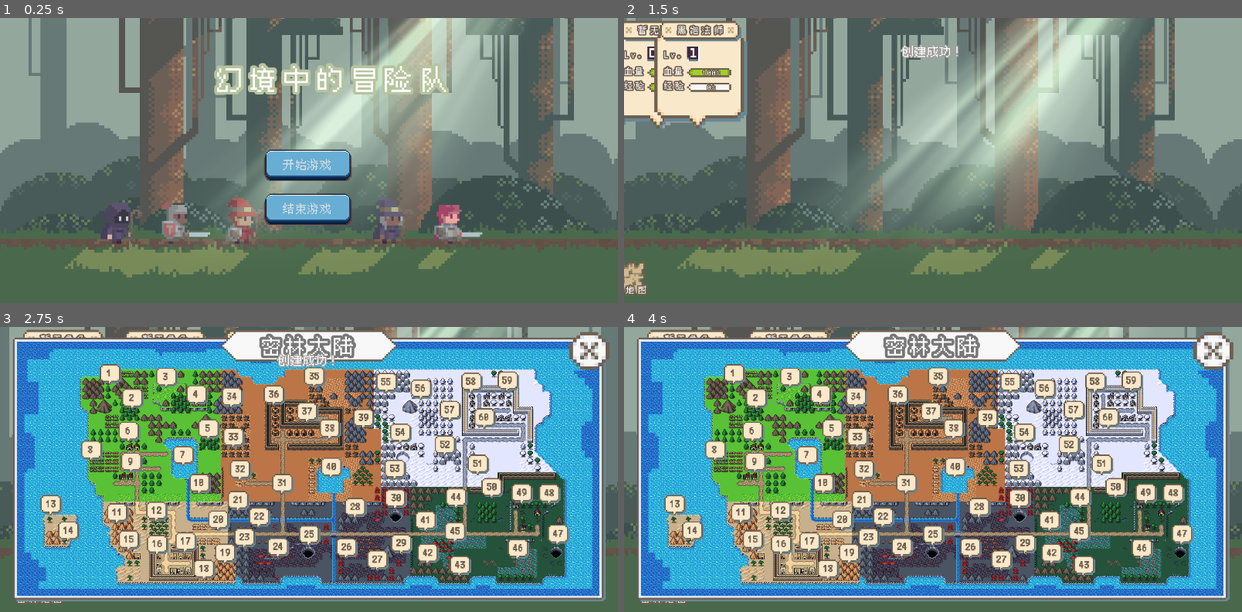
Above: before the commit, frames 1-4 (two rows, left to right).
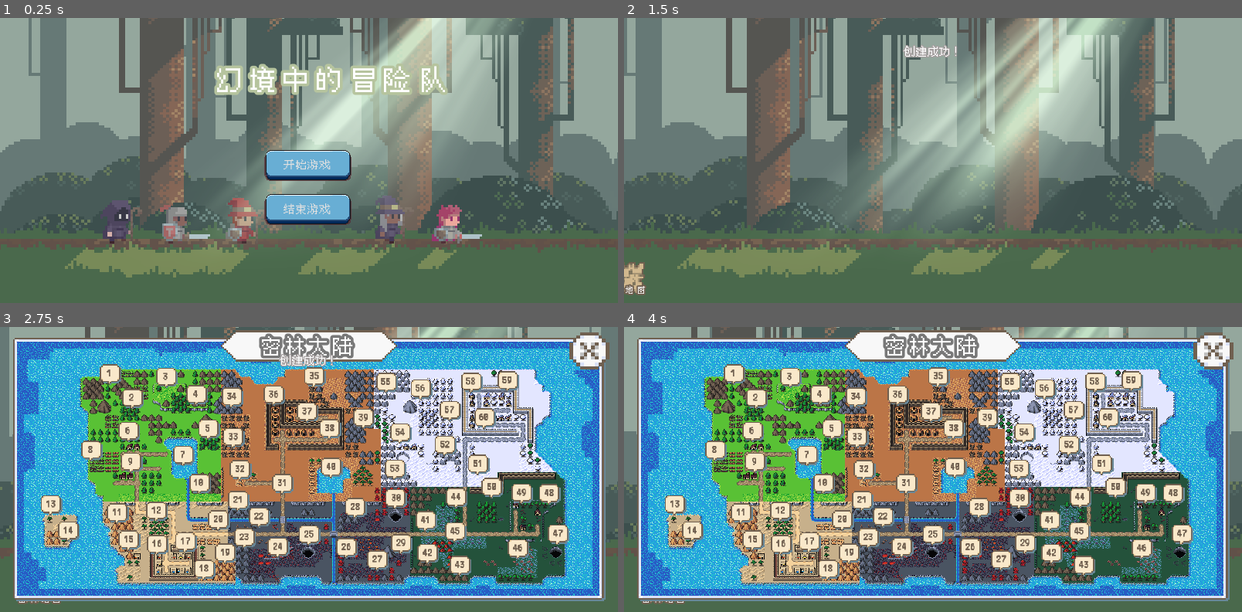
Above: after the commit, the same moments.

Repository: SakuyaCN/Godot_TeamGame
Game: Godot game, scene res://UI/Game.tscn
Two runs of this game, one before a commit and one after it. Both use one fixed random seed, a clock stepped at 60 frames per second and the inputs below. The engine's default icon, where the game draws it, is replaced by a stand-in: a white triangle on a blue panel in a dark square.
Inputs (mouse positions are in pixels of both pictures, inside the frame that each line leads up to):
- Up to frame 1 (0.25 s): no input
- Up to frame 2 (1.5 s): click "开始游戏" at 0.5 s; click "创建角色" at 1.25 s
- Up to frame 3 (2.75 s): click "密林地图" at 2 s
- Up to frame 4 (4 s): click (1211, 349) at 2.75 s; click "密林地图" at 3.5 s

The runs differ from the first frame. In frame 1, 2.7% of the frame differs, in the area x 0-100%, y 0-92%; in frame 2, 7.8%; in frame 3, 22%, in the area x 1-100%, y 0-98%; in frame 4, 22%.

Commit message:
Sakuya
1

Diff:
--- a/Role/BaseRole.gd
+++ b/Role/BaseRole.gd
@@ -1,6 +1,6 @@
 extends Node2D
 
-var role_data
+var role_data:Dictionary
 var index = 0
 var is_position = false
 var is_moster = false
@@ -17,8 +17,8 @@
 	role_data = _role_data
 	load_asset()
 
-func setIndex(index):
-	self.index = index
+func setIndex(_index):
+	self.index = _index
 
 func changeAnim(anim):
 	animatedSprite.animation = anim
--- a/Storage/StorageData.gd
+++ b/Storage/StorageData.gd
@@ -2,6 +2,9 @@
 
 var storage_data :Dictionary
 var is_read_storage = false
+
+var team_data :Dictionary
+var player_state:Dictionary
 # Called when the node enters the scene tree for the first time.
 func _ready():
 	_read_storage()
@@ -9,7 +12,11 @@
 	get_player_equipment()
 	get_player_state()
 	get_all_team()
-	get_team_state()
+	reloadData()
+
+func reloadData():
+	team_data = storage_data["team"]
+	player_state = storage_data["player_state"]
 
 func _read_storage():
 	var storage_data_file = File.new()
@@ -21,7 +28,7 @@
 
 func _save_storage():
 	var storage_data_file = File.new()
-	var err = storage_data_file.open("user://Storages.json",File.WRITE)
+	var _err = storage_data_file.open("user://Storages.json",File.WRITE)
 	storage_data_file.store_string(to_json(storage_data))
 	storage_data_file.close()
 
@@ -60,16 +67,3 @@
 		storage_data["team"] = {}
 		_save_storage()
 	return storage_data["team"]
-
-#获取队伍状态
-func get_team_state():
-	if not is_read_storage:
-		_read_storage()
-	if not storage_data.has("player_team"):
-		storage_data["player_team"] = {
-			"position1":null,
-			"position2":null,
-			"position3":null
-		}
-		_save_storage()
-	return storage_data["player_team"]
--- a/UI/CreateUI.gd
+++ b/UI/CreateUI.gd
@@ -105,9 +105,11 @@
 		"lv":1,
 		"gold":1000,
 		"max_map":0,
-		"now_map":0
+		"now_map":0,
+		"team_position":["0",null,null]
 	}
 	var main_role = {
+		"rid":"0",
 		"job":base_role[check_index].name,
 		"exp":0,
 		"lv":1,
@@ -121,8 +123,8 @@
 			"mdef":base_role[check_index].mdef
 		}
 	}
-	StorageData.storage_data["team"]["main"] = main_role
-	StorageData.storage_data["player_team"]["position1"] = main_role
+	StorageData.storage_data["team"][main_role.rid] = main_role
+	StorageData.reloadData()
 	StorageData._save_storage()
 	hide()
 	parent.uiLayer.get_parent().start_game()
--- a/UI/Game.tscn
+++ b/UI/Game.tscn
@@ -341,30 +341,30 @@
 
 [node name="AnimatedSprite" type="AnimatedSprite" parent="PxBg/pre"]
 frames = SubResource( 7 )
-frame = 4
 playing = true
 
 [node name="AnimatedSprite2" type="AnimatedSprite" parent="PxBg/pre"]
 position = Vector2( 25.6, 0 )
 frames = SubResource( 14 )
+frame = 2
 playing = true
 
 [node name="AnimatedSprite3" type="AnimatedSprite" parent="PxBg/pre"]
 position = Vector2( 54.4, 0 )
 frames = SubResource( 21 )
-frame = 2
+frame = 4
 playing = true
 
 [node name="AnimatedSprite4" type="AnimatedSprite" parent="PxBg/pre"]
 position = Vector2( 118.4, 0 )
 frames = SubResource( 28 )
-frame = 1
+frame = 3
 playing = true
 
 [node name="AnimatedSprite5" type="AnimatedSprite" parent="PxBg/pre"]
 position = Vector2( 144, 0 )
 frames = SubResource( 35 )
-frame = 3
+frame = 5
 playing = true
 
 [node name="pb1" type="ParallaxBackground" parent="PxBg"]
--- a/UI/GameMain.gd
+++ b/UI/GameMain.gd
@@ -12,6 +12,12 @@
 
 onready var message_ui = get_parent().find_node("UILayer")
 onready var moster_pos = $PositionMoster
+
+onready var role_position = [
+	$Position/PositionP1,
+	$Position/PositionP2,
+	$Position/PositionP3
+]
 
 var player_array = {
 	"positionP1":null,
@@ -50,27 +56,14 @@
 	get_tree().call_group("moster_role","start_fight")
 
 func go_position():
-	for pos in StorageData.storage_data["player_team"]:
-		if StorageData.storage_data["player_team"][pos] != null:
+	for pos in StorageData.player_state["team_position"].size():
+		if StorageData.player_state["team_position"][pos] != null:
 			hero_size += 1
-			var temp_pos
 			var new_hero = role.instance()
-			match pos:
-				"position1":
-					temp_pos = $Position/PositionP1
-					player_array["positionP1"] = new_hero
-					new_hero.setIndex(0)
-				"position2":
-					temp_pos = $Position/PositionP2
-					player_array["positionP2"] = new_hero
-					new_hero.setIndex(1)
-				"position3":
-					temp_pos = $Position/PositionP3
-					player_array["positionP3"] = new_hero
-					new_hero.setIndex(2)
-			temp_pos.add_child(new_hero)
-			new_hero.set_role(StorageData.storage_data["player_team"][pos])
-			new_hero.run2position(temp_pos)
+			new_hero.setIndex(pos)
+			role_position[pos].add_child(new_hero)
+			new_hero.set_role(StorageData.team_data.get(StorageData.player_state["team_position"][pos]))
+			new_hero.run2position(role_position[pos])
 			yield(get_tree().create_timer(0.7),"timeout")
 
 func _on_Timer_timeout():
--- a/UI/GameUI.tscn
+++ b/UI/GameUI.tscn
@@ -16,11 +16,7 @@
 [ext_resource path="res://UI/GameUI.gd" type="Script" id=14]
 [ext_resource path="res://UI/CreateUI.gd" type="Script" id=15]
 [ext_resource path="res://Font/123_max.fnt" type="BitmapFont" id=16]
-[ext_resource path="res://Texture/top_bg.png" type="Texture" id=17]
-[ext_resource path="res://Texture/Assets-2(Scale-x2)-No-BG_38.png" type="Texture" id=18]
-[ext_resource path="res://Texture/pg_bg_03.png" type="Texture" id=19]
 [ext_resource path="res://UI/MainUi.gd" type="Script" id=20]
-[ext_resource path="res://Texture/top_title.png" type="Texture" id=21]
 [ext_resource path="res://Texture/Assets-2(Scale-x2)-No-BG_03.png" type="Texture" id=23]
 [ext_resource path="res://Map/Map1.tscn" type="PackedScene" id=24]
 [ext_resource path="res://Texture/Assets-2(Scale-x2)-No-BG_12.png" type="Texture" id=25]
@@ -78,27 +74,6 @@
 [sub_resource type="StyleBoxTexture" id=11]
 texture = ExtResource( 3 )
 region_rect = Rect2( 0, 0, 133, 34 )
-
-[sub_resource type="DynamicFont" id=12]
-size = 18
-outline_size = 3
-outline_color = Color( 0.439216, 0.376471, 0.313726, 1 )
-extra_spacing_char = 6
-font_data = ExtResource( 1 )
-
-[sub_resource type="DynamicFont" id=13]
-size = 18
-outline_size = 3
-outline_color = Color( 0.439216, 0.376471, 0.313726, 1 )
-extra_spacing_char = 3
-font_data = ExtResource( 1 )
-
-[sub_resource type="DynamicFont" id=14]
-size = 14
-outline_size = 2
-outline_color = Color( 0.439216, 0.376471, 0.313726, 1 )
-extra_spacing_char = 2
-font_data = ExtResource( 1 )
 
 [sub_resource type="Animation" id=15]
 length = 0.4
@@ -112,36 +87,13 @@
 "points": PoolRealArray( -107, -0.25, 0, 0.25, 0, 35, -0.25, 0, 0.25, 0 ),
 "times": PoolRealArray( 0, 0.4 )
 }
-tracks/1/type = "bezier"
-tracks/1/path = NodePath("top:rect_position:x")
-tracks/1/interp = 1
-tracks/1/loop_wrap = true
-tracks/1/imported = false
-tracks/1/enabled = true
-tracks/1/keys = {
-"points": PoolRealArray( -200, -0.25, 0, 0.25, 0, 38, -0.25, 0, 0.25, 0 ),
-"times": PoolRealArray( 0, 0.4 )
-}
-tracks/2/type = "bezier"
-tracks/2/path = NodePath("top2:rect_position:x")
-tracks/2/interp = 1
-tracks/2/loop_wrap = true
-tracks/2/imported = false
-tracks/2/enabled = true
-tracks/2/keys = {
-"points": PoolRealArray( -200, -0.25, 0, 0.25, 0, 260, -0.25, 0, 0.25, 0 ),
-"times": PoolRealArray( 0, 0.4 )
-}
-tracks/3/type = "bezier"
-tracks/3/path = NodePath("top3:rect_position:x")
-tracks/3/interp = 1
-tracks/3/loop_wrap = true
-tracks/3/imported = false
-tracks/3/enabled = true
-tracks/3/keys = {
-"points": PoolRealArray( -200, -0.25, 0, 0.25, 0, 480, -0.25, 0, 0.25, 0 ),
-"times": PoolRealArray( 0, 0.4 )
-}
+
+[sub_resource type="DynamicFont" id=12]
+size = 18
+outline_size = 3
+outline_color = Color( 0.439216, 0.376471, 0.313726, 1 )
+extra_spacing_char = 6
+font_data = ExtResource( 1 )
 
 [sub_resource type="DynamicFont" id=16]
 size = 42
@@ -605,466 +557,13 @@
 "_edit_use_anchors_": false
 }
 
-[node name="top" type="NinePatchRect" parent="MainUi"]
-margin_left = -200.0
-margin_top = 32.0
-margin_right = 2.0
-margin_bottom = 242.0
-texture = ExtResource( 17 )
-__meta__ = {
-"_edit_use_anchors_": false
-}
-
-[node name="title" type="NinePatchRect" parent="MainUi/top"]
-margin_left = 12.0
-margin_top = -26.0
-margin_right = 189.0
-margin_bottom = 21.0
-texture = ExtResource( 21 )
-__meta__ = {
-"_edit_use_anchors_": false
-}
-
-[node name="label_job" type="Label" parent="MainUi/top/title"]
-anchor_left = 0.5
-anchor_top = 0.5
-anchor_right = 0.5
-anchor_bottom = 0.5
-margin_left = -74.0
-margin_top = -16.5
-margin_right = 74.0
-margin_bottom = 14.5
-custom_fonts/font = SubResource( 12 )
-text = "无畏勇者"
-align = 1
-valign = 1
-__meta__ = {
-"_edit_use_anchors_": false
-}
-
-[node name="label" type="Label" parent="MainUi/top"]
-anchor_left = 0.5
-anchor_right = 0.5
-margin_left = -80.2378
-margin_top = 37.9401
-margin_right = -39.2378
-margin_bottom = 60.9401
-custom_fonts/font = SubResource( 13 )
-text = "Lv."
-align = 1
-valign = 1
-__meta__ = {
-"_edit_use_anchors_": false
-}
-
-[node name="label_lv" type="Label" parent="MainUi/top"]
-anchor_left = 0.5
-anchor_right = 0.5
-margin_left = -30.1648
-margin_top = 29.6368
-margin_right = 26.8352
-margin_bottom = 48.6368
-rect_scale = Vector2( 2, 2 )
-custom_fonts/font = ExtResource( 16 )
-text = "1"
-valign = 1
-__meta__ = {
-"_edit_use_anchors_": false
-}
-
-[node name="label2" type="Label" parent="MainUi/top"]
-anchor_left = 0.5
-anchor_right = 0.5
-margin_left = -80.2378
-margin_top = 73.6818
-margin_right = -39.2378
-margin_bottom = 96.6818
-custom_fonts/font = SubResource( 13 )
-text = "血量"
-align = 1
-valign = 1
-__meta__ = {
-"_edit_use_anchors_": false
-}
-
-[node name="progress_hp" type="TextureProgress" parent="MainUi/top"]
-margin_left = 71.0
-margin_top = 79.0
-margin_right = 167.0
-margin_bottom = 99.0
-texture_under = ExtResource( 18 )
-texture_progress = ExtResource( 19 )
-stretch_margin_left = 8
-__meta__ = {
-"_edit_use_anchors_": false
-}
-
-[node name="label_hp" type="Label" parent="MainUi/top"]
-anchor_left = 0.5
-anchor_right = 0.5
-margin_left = -18.0
-margin_top = 78.0
-margin_right = 66.0
-margin_bottom = 101.0
-custom_fonts/font = SubResource( 14 )
-text = "0%"
-align = 1
-valign = 1
-__meta__ = {
-"_edit_use_anchors_": false
-}
-
-[node name="label3" type="Label" parent="MainUi/top"]
-anchor_left = 0.5
-anchor_right = 0.5
-margin_left = -80.2378
-margin_top = 105.682
-margin_right = -35.2378
-margin_bottom = 128.682
-custom_fonts/font = SubResource( 13 )
-text = "经验"
-align = 1
-valign = 1
-__meta__ = {
-"_edit_use_anchors_": false
-}
-
-[node name="progress_exp" type="TextureProgress" parent="MainUi/top"]
-margin_left = 71.0
-margin_top = 111.0
-margin_right = 167.0
-margin_bottom = 131.0
-texture_under = ExtResource( 18 )
-texture_progress = ExtResource( 19 )
-stretch_margin_left = 8
-__meta__ = {
-"_edit_use_anchors_": false
-}
-
-[node name="label_exp" type="Label" parent="MainUi/top"]
-anchor_left = 0.5
-anchor_right = 0.5
-margin_left = -18.0
-margin_top = 110.0
-margin_right = 66.0
-margin_bottom = 133.0
-custom_fonts/font = SubResource( 14 )
-text = "0%"
-align = 1
-valign = 1
-__meta__ = {
-"_edit_use_anchors_": false
-}
-
-[node name="top2" type="NinePatchRect" parent="MainUi"]
-margin_left = -200.0
-margin_top = 32.0
-margin_right = 1.99997
-margin_bottom = 242.0
-texture = ExtResource( 17 )
-__meta__ = {
-"_edit_use_anchors_": false
-}
-
-[node name="title" type="NinePatchRect" parent="MainUi/top2"]
-margin_left = 12.0
-margin_top = -26.0
-margin_right = 189.0
-margin_bottom = 21.0
-texture = ExtResource( 21 )
-__meta__ = {
-"_edit_use_anchors_": false
-}
-
-[node name="label_job" type="Label" parent="MainUi/top2/title"]
-anchor_left = 0.5
-anchor_top = 0.5
-anchor_right = 0.5
-anchor_bottom = 0.5
-margin_left = -74.0
-margin_top = -16.5
-margin_right = 74.0
-margin_bottom = 14.5
-custom_fonts/font = SubResource( 12 )
-text = "无畏勇者"
-align = 1
-valign = 1
-__meta__ = {
-"_edit_use_anchors_": false
-}
-
-[node name="label" type="Label" parent="MainUi/top2"]
-anchor_left = 0.5
-anchor_right = 0.5
-margin_left = -80.2378
-margin_top = 37.9401
-margin_right = -39.2378
-margin_bottom = 60.9401
-custom_fonts/font = SubResource( 13 )
-text = "Lv."
-align = 1
-valign = 1
-__meta__ = {
-"_edit_use_anchors_": false
-}
-
-[node name="label_lv" type="Label" parent="MainUi/top2"]
-anchor_left = 0.5
-anchor_right = 0.5
-margin_left = -30.1648
-margin_top = 29.6368
-margin_right = 26.8352
-margin_bottom = 48.6368
-rect_scale = Vector2( 2, 2 )
-custom_fonts/font = ExtResource( 16 )
-text = "1"
-valign = 1
-__meta__ = {
-"_edit_use_anchors_": false
-}
-
-[node name="label2" type="Label" parent="MainUi/top2"]
-anchor_left = 0.5
-anchor_right = 0.5
-margin_left = -80.2378
-margin_top = 73.6818
-margin_right = -39.2378
-margin_bottom = 96.6818
-custom_fonts/font = SubResource( 13 )
-text = "血量"
-align = 1
-valign = 1
-__meta__ = {
-"_edit_use_anchors_": false
-}
-
-[node name="progress_hp" type="TextureProgress" parent="MainUi/top2"]
-margin_left = 71.0
-margin_top = 79.0
-margin_right = 167.0
-margin_bottom = 99.0
-texture_under = ExtResource( 18 )
-texture_progress = ExtResource( 19 )
-stretch_margin_left = 8
-__meta__ = {
-"_edit_use_anchors_": false
-}
-
-[node name="label_hp" type="Label" parent="MainUi/top2"]
-anchor_left = 0.5
-anchor_right = 0.5
-margin_left = -18.0
-margin_top = 78.0
-margin_right = 66.0
-margin_bottom = 101.0
-custom_fonts/font = SubResource( 14 )
-text = "0%"
-align = 1
-valign = 1
-__meta__ = {
-"_edit_use_anchors_": false
-}
-
-[node name="label3" type="Label" parent="MainUi/top2"]
-anchor_left = 0.5
-anchor_right = 0.5
-margin_left = -80.2378
-margin_top = 105.682
-margin_right = -35.2378
-margin_bottom = 128.682
-custom_fonts/font = SubResource( 13 )
-text = "经验"
-align = 1
-valign = 1
-__meta__ = {
-"_edit_use_anchors_": false
-}
-
-[node name="progress_exp" type="TextureProgress" parent="MainUi/top2"]
-margin_left = 71.0
-margin_top = 111.0
-margin_right = 167.0
-margin_bottom = 131.0
-texture_under = ExtResource( 18 )
-texture_progress = ExtResource( 19 )
-stretch_margin_left = 8
-__meta__ = {
-"_edit_use_anchors_": false
-}
-
-[node name="label_exp" type="Label" parent="MainUi/top2"]
-anchor_left = 0.5
-anchor_right = 0.5
-margin_left = -18.0
-margin_top = 110.0
-margin_right = 66.0
-margin_bottom = 133.0
-custom_fonts/font = SubResource( 14 )
-text = "0%"
-align = 1
-valign = 1
-__meta__ = {
-"_edit_use_anchors_": false
-}
-
-[node name="top3" type="NinePatchRect" parent="MainUi"]
-margin_left = -200.0
-margin_top = 32.0
-margin_right = 2.0
-margin_bottom = 242.0
-texture = ExtResource( 17 )
-__meta__ = {
-"_edit_use_anchors_": false
-}
-
-[node name="title" type="NinePatchRect" parent="MainUi/top3"]
-margin_left = 12.0
-margin_top = -26.0
-margin_right = 189.0
-margin_bottom = 21.0
-texture = ExtResource( 21 )
-__meta__ = {
-"_edit_use_anchors_": false
-}
-
-[node name="label_job" type="Label" parent="MainUi/top3/title"]
-anchor_left = 0.5
-anchor_top = 0.5
-anchor_right = 0.5
-anchor_bottom = 0.5
-margin_left = -74.0
-margin_top = -16.5
-margin_right = 74.0
-margin_bottom = 14.5
-custom_fonts/font = SubResource( 12 )
-text = "无畏勇者"
-align = 1
-valign = 1
-__meta__ = {
-"_edit_use_anchors_": false
-}
-
-[node name="label" type="Label" parent="MainUi/top3"]
-anchor_left = 0.5
-anchor_right = 0.5
-margin_left = -80.2378
-margin_top = 37.9401
-margin_right = -39.2378
-margin_bottom = 60.9401
-custom_fonts/font = SubResource( 13 )
-text = "Lv."
-align = 1
-valign = 1
-__meta__ = {
-"_edit_use_anchors_": false
-}
-
-[node name="label_lv" type="Label" parent="MainUi/top3"]
-anchor_left = 0.5
-anchor_right = 0.5
-margin_left = -30.1648
-margin_top = 29.6368
-margin_right = 26.8352
-margin_bottom = 48.6368
-rect_scale = Vector2( 2, 2 )
-custom_fonts/font = ExtResource( 16 )
-text = "1"
-valign = 1
-__meta__ = {
-"_edit_use_anchors_": false
-}
-
-[node name="label2" type="Label" parent="MainUi/top3"]
-anchor_left = 0.5
-anchor_right = 0.5
-margin_left = -80.2378
-margin_top = 73.6818
-margin_right = -39.2378
-margin_bottom = 96.6818
-custom_fonts/font = SubResource( 13 )
-text = "血量"
-align = 1
-valign = 1
-__meta__ = {
-"_edit_use_anchors_": false
-}
-
-[node name="progress_hp" type="TextureProgress" parent="MainUi/top3"]
-margin_left = 71.0
-margin_top = 79.0
-margin_right = 167.0
-margin_bottom = 99.0
-texture_under = ExtResource( 18 )
-texture_progress = ExtResource( 19 )
-stretch_margin_left = 8
-__meta__ = {
-"_edit_use_anchors_": false
-}
-
-[node name="label_hp" type="Label" parent="MainUi/top3"]
-anchor_left = 0.5
-anchor_right = 0.5
-margin_left = -18.0
-margin_top = 78.0
-margin_right = 66.0
-margin_bottom = 101.0
-custom_fonts/font = SubResource( 14 )
-text = "0%"
-align = 1
-valign = 1
-__meta__ = {
-"_edit_use_anchors_": false
-}
-
-[node name="label3" type="Label" parent="MainUi/top3"]
-anchor_left = 0.5
-anchor_right = 0.5
-margin_left = -80.2378
-margin_top = 105.682
-margin_right = -35.2378
-margin_bottom = 128.682
-custom_fonts/font = SubResource( 13 )
-text = "经验"
-align = 1
-valign = 1
-__meta__ = {
-"_edit_use_anchors_": false
-}
-
-[node name="progress_exp" type="TextureProgress" parent="MainUi/top3"]
-margin_left = 71.0
-margin_top = 111.0
-margin_right = 167.0
-margin_bottom = 131.0
-texture_under = ExtResource( 18 )
-texture_progress = ExtResource( 19 )
-stretch_margin_left = 8
-__meta__ = {
-"_edit_use_anchors_": false
-}
-
-[node name="label_exp" type="Label" parent="MainUi/top3"]
-anchor_left = 0.5
-anchor_right = 0.5
-margin_left = -18.0
-margin_top = 110.0
-margin_right = 66.0
-margin_bottom = 133.0
-custom_fonts/font = SubResource( 14 )
-text = "0%"
-align = 1
-valign = 1
-__meta__ = {
-"_edit_use_anchors_": false
-}
-
 [node name="AnimationPlayer" type="AnimationPlayer" parent="MainUi"]
 anims/show = SubResource( 15 )
 
 [node name="map" type="TextureButton" parent="MainUi"]
-margin_left = -107.0
+margin_left = 35.0
 margin_top = 532.682
-margin_right = -9.0
+margin_right = 133.0
 margin_bottom = 605.682
 texture_normal = ExtResource( 23 )
 __meta__ = {
--- a/UI/MainUi.gd
+++ b/UI/MainUi.gd
@@ -1,31 +1,5 @@
 extends Control
 
-onready var top_info = {
-	"position3":{
-		"label":$top/title/label_job,
-		"exp_bar":$top/progress_exp,
-		"exp_label":$top/label_exp,
-		"hp_bar":$top/progress_hp,
-		"hp_label":$top/label_hp,
-		"lv_label":$top/label_lv
-	},
-	"position2":{
-		"label":$top2/title/label_job,
-		"exp_bar":$top2/progress_exp,
-		"exp_label":$top2/label_exp,
-		"hp_bar":$top2/progress_hp,
-		"hp_label":$top2/label_hp,
-		"lv_label":$top2/label_lv
-	},
-	"position1":{
-		"label":$top3/title/label_job,
-		"exp_bar":$top3/progress_exp,
-		"exp_label":$top3/label_exp,
-		"hp_bar":$top3/progress_hp,
-		"hp_label":$top3/label_hp,
-		"lv_label":$top3/label_lv
-	}
-}
 
 func _ready():
 	visible = false
@@ -33,29 +7,6 @@
 func showui():
 	visible = true
 	$AnimationPlayer.play("show")
-	load_player_data()
-
-func load_player_data():
-	for pos in StorageData.storage_data["player_team"]:
-		var data = StorageData.storage_data["player_team"][pos]
-		if data != null:
-			top_info[pos].label.text = data.job
-			top_info[pos].lv_label.text = str(data.lv)
-			top_info[pos].exp_bar.max_value = Utils.get_up_lv_exp(data.lv)
-			top_info[pos].exp_bar.value = data.exp
-			top_info[pos].exp_label.text = "{}%".format([(top_info[pos].exp_bar.value / top_info[pos].exp_bar.max_value) as int] ,"{}")
-			top_info[pos].hp_bar.max_value = data.attr.hp
-			top_info[pos].hp_bar.value = data.attr.hp
-			top_info[pos].hp_label.text = "{}%".format([((top_info[pos].hp_bar.value / top_info[pos].hp_bar.max_value) * 100) as int] ,"{}")
-		else:
-			top_info[pos].label.text = "暂无角色"
-			top_info[pos].lv_label.text = "0"
-			top_info[pos].exp_bar.max_value = 0
-			top_info[pos].exp_bar.value = 0
-			top_info[pos].exp_label.text = "0%"
-			top_info[pos].hp_bar.max_value = 0
-			top_info[pos].hp_bar.value = 0
-			top_info[pos].hp_label.text = "0%"
 
 func _on_map_pressed():
 	if !get_parent().map_ui.visible:
--- a/project.godot
+++ b/project.godot
@@ -24,7 +24,7 @@
 
 window/size/width=1344
 window/size/height=621
-window/stretch/mode="viewport"
+window/stretch/mode="2d"
 window/stretch/aspect="keep"
 
 [input_devices]
Not shown: 1 places in UI/GameUI.tscn that only renumber resources
